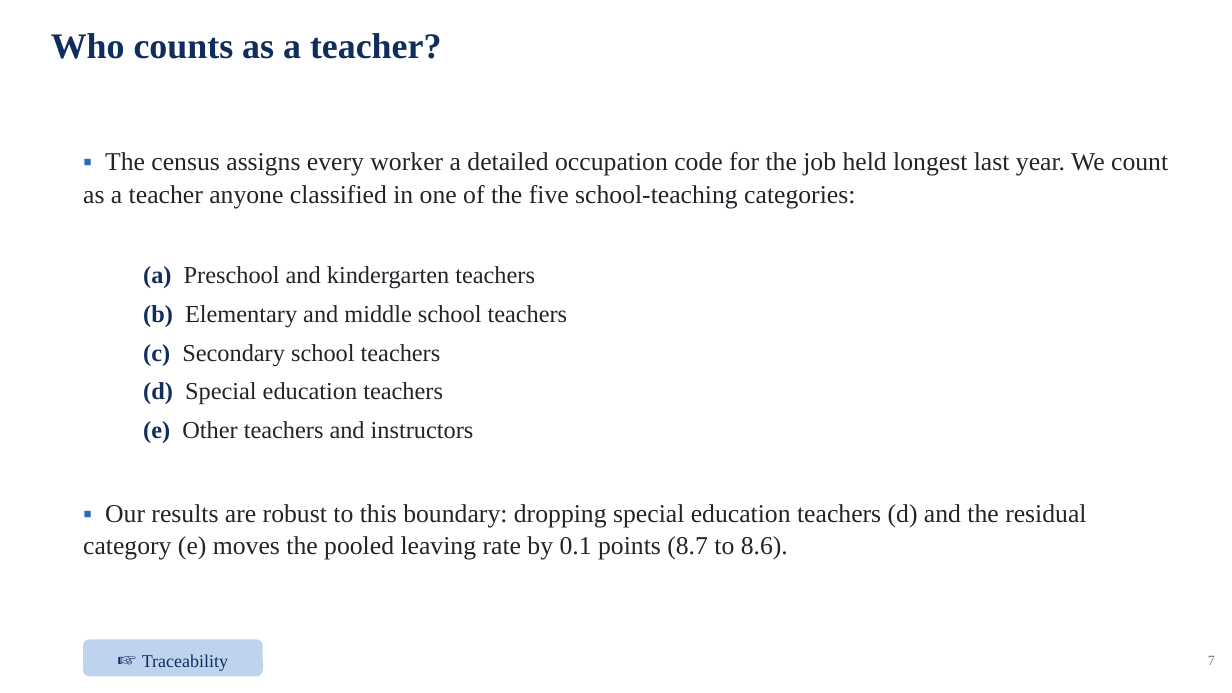
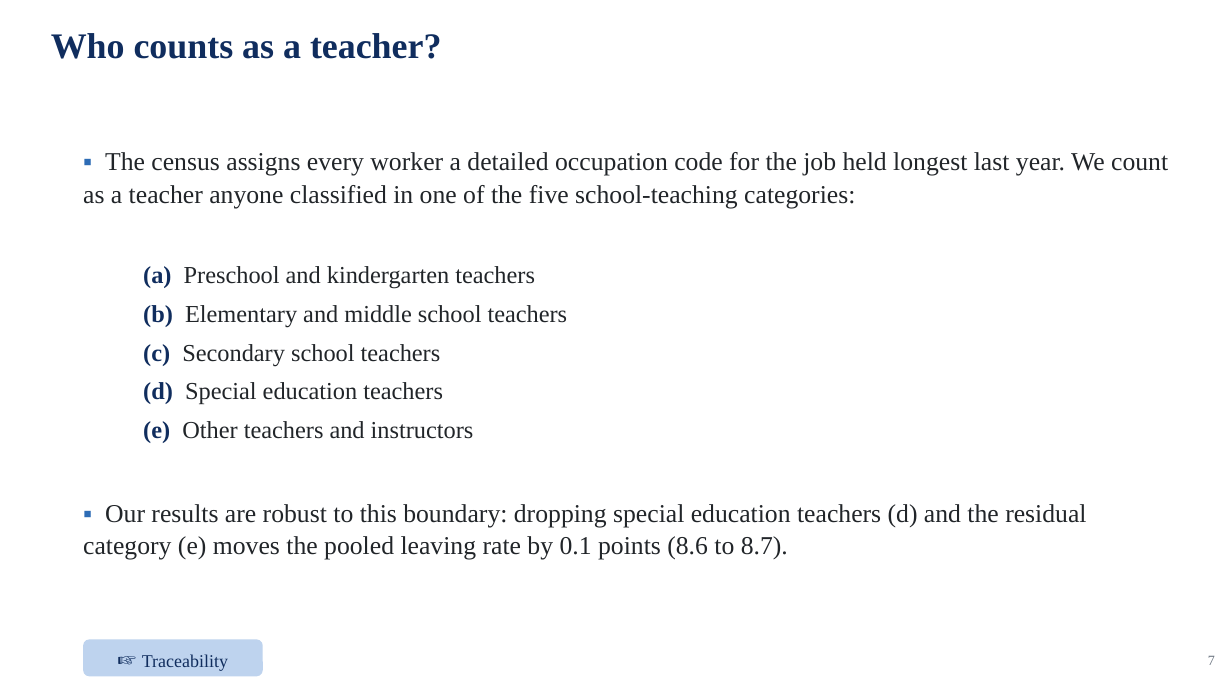
Before and after one commit to jedr1-ship-it/Alternative-Pathways----Quant, a slide deck: slide 7 of report/data_cluster/Proyect_US_cluster.pptx. Drawn at 1232x693 pixels with LibreOffice and Linux fonts; fonts in the diff are those of the drawing. Boxes give left, top, right and bottom in pixels: in the first picture for what was removed or moved away, otherwise in the second. Text is boxed around its words. In the diff, an @@ line names an element or a change of style, - is before the commit and + after.

```diff
--- a/report/data_cluster/Proyect_US_cluster.pptx
+++ b/report/data_cluster/Proyect_US_cluster.pptx
@@ text at bbox=[83, 504, 1086, 560]: text changed @@
-▪ Our results are robust to this boundary: dropping special education teachers (d) and the residual category (e) moves the pooled leaving rate by 0.1 points (8.7 to 8.6).
+▪ Our results are robust to this boundary: dropping special education teachers (d) and the residual category (e) moves the pooled leaving rate by 0.1 points (8.6 to 8.7).
```
Also in this commit, not shown: 4 other files.
